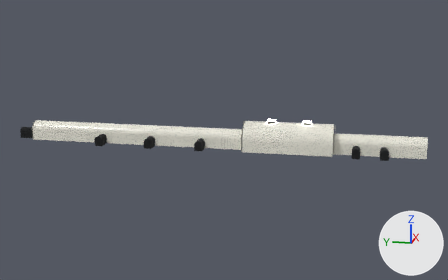
Renders of the Blender file scene/poolrooms.blend from each side of a commit.
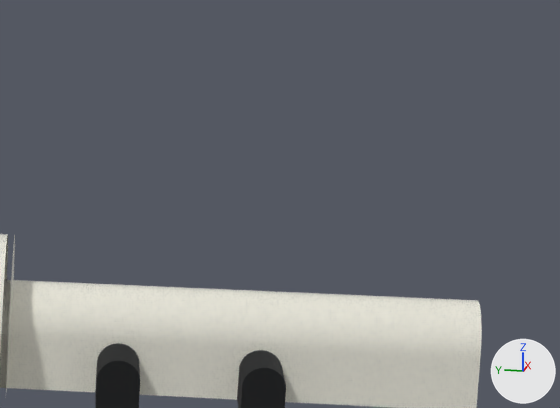
The first picture shows the older version from a 50 mm camera at (-137.6, 17.5, 35.7) aimed at (-0.3, 45.0, 1.4). The close-ups show the older and then the newer version on the part from 74% to 99% of the width and 28% to 57% of the height of that picture. Only the edits that show in the close-ups are written down. Lighting does not change. The marker at lower right points along +X, +Y and +Z.

Names of what the first close-up shows: 'HallEntry', 'PassageA', 'SideStub0', 'SideStub1', 'SideStubEnd0', 'SideStubEnd1' and 1 more.
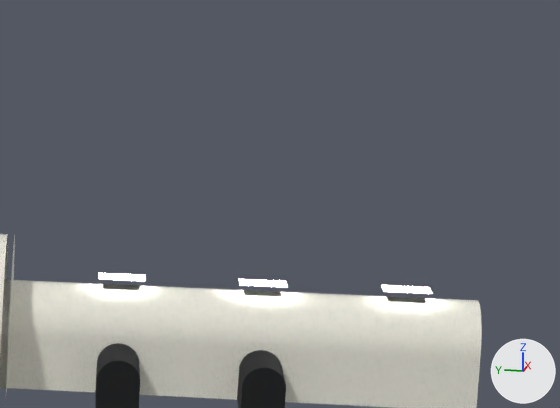
Scene script edits in JSON lines:
```json
{"block": "me_passagea", "where": "# used by ob_passagea; location = (0.0, 0.0, 0.0)"}
{"op": "remove", "block": "me_passagea", "code": "me_passagea.from_pydata(...)  # 126 vertices, 61 faces; spans x -2.0..2.0, y 0.0..20.0, z -0.3..4.0"}
{"op": "add", "block": "me_passagea", "code": "me_passagea.from_pydata(...)  # 156 vertices, 73 faces; spans x -2.0..2.0, y 0.0..20.0, z -0.3..4.0"}
{"block": "me_passagea", "change": "me_passagea part 1: 30 vertices added at x -0.5..0.5, y 2.2..15.8, z 3.9..4.0"}
{"op": "add", "block": "me_skylight4", "code": ["me_skylight4 = bpy.data.meshes.new('SkyLight4')", "me_skylight4.from_pydata([(-0.64, 14.0, 4.4), (0.64, 14.0, 4.4), (0.64, 16.0, 4.4), (-0.64, 16.0, 4.4)], [], [(0, 1, 2, 3)])", "me_skylight4.materials.append(mat_sky)  # black #000000, glowing white #fffcf6"]}
{"op": "add", "block": "me_skylight3", "code": ["me_skylight3 = bpy.data.meshes.new('SkyLight3')", "me_skylight3.from_pydata([(-0.64, 8.0, 4.4), (0.64, 8.0, 4.4), (0.64, 10.0, 4.4), (-0.64, 10.0, 4.4)], [], [(0, 1, 2, 3)])", "me_skylight3.materials.append(mat_sky)  # black #000000, glowing white #fffcf6"]}
{"op": "add", "block": "me_skylight2", "code": ["me_skylight2 = bpy.data.meshes.new('SkyLight2')", "me_skylight2.from_pydata([(-0.64, 2.0, 4.4), (0.64, 2.0, 4.4), (0.64, 4.0, 4.4), (-0.64, 4.0, 4.4)], [], [(0, 1, 2, 3)])", "me_skylight2.materials.append(mat_sky)  # black #000000, glowing white #fffcf6"]}
{"op": "add", "block": "ob_skylight4", "code": ["ob_skylight4 = bpy.data.objects.new('SkyLight4', me_skylight4)", "ob_skylight4.location = (0.0, 0.0, 0.0)"]}
{"op": "add", "block": "ob_skylight3", "code": ["ob_skylight3 = bpy.data.objects.new('SkyLight3', me_skylight3)", "ob_skylight3.location = (0.0, 0.0, 0.0)"]}
{"op": "add", "block": "ob_skylight2", "code": ["ob_skylight2 = bpy.data.objects.new('SkyLight2', me_skylight2)", "ob_skylight2.location = (0.0, 0.0, 0.0)"]}
```

Where the change shows, as pixel boxes (x1, y1, x2, y2) in the close-ups (560 x 408 px):
```json
{"object": "SkyLight2", "change": "added", "after": [382, 285, 432, 294]}
{"object": "SkyLight3", "change": "added", "after": [239, 279, 287, 287]}
{"object": "SkyLight4", "change": "added", "after": [98, 273, 145, 281]}
{"part": 1, "of": "me_passagea", "change": "added", "after": [5, 280, 480, 306]}
```
